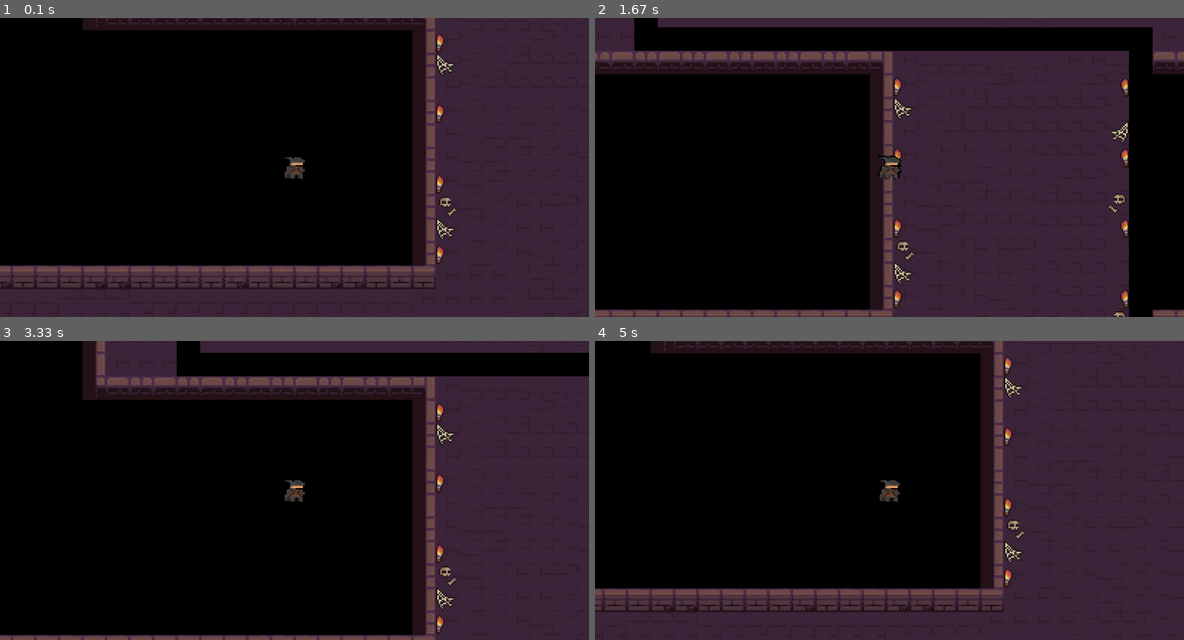
Above: before the commit, frames 1-4 (two rows, left to right).
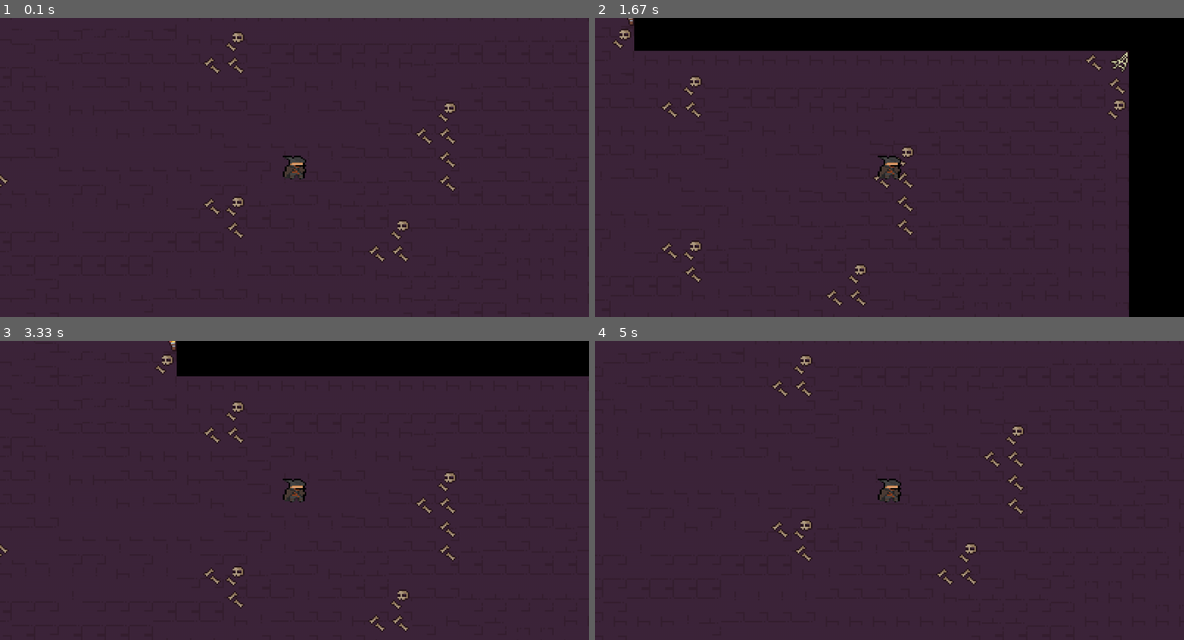
Above: after the commit, the same moments.

Repository: insper-classroom/devlife-23-1-projeto-pygame-luigi_ribolla
Game: pygame game, started from jogo.py
The game is run twice, just before and just after one commit, with the same random seed, the same clock (stepped at 60 frames per second) and the same inputs.
Inputs:
- Up to frame 1 (0.1 s): no input
- Up to frame 2 (1.67 s): hold D 0.33-0.8 s; hold W 0.83-1.13 s; hold D 1.17-1.63 s
- Up to frame 3 (3.33 s): hold A 1.67-2.2 s; hold S 2.23-2.53 s; hold A 2.57-2.97 s; hold W from 3 s (still down)
- Up to frame 4 (5 s): release W at 3.37 s; hold D 3.4-4.03 s; hold S 4.07-4.43 s; hold A 4.47-4.93 s; hold D from 4.97 s (still down)

The runs differ from the first frame. In frame 1, 63% of the frame differs, in the area x 0-78%, y 0-91%; in frame 2, 48%; in frame 3, 68%, in the area x 0-100%, y 0-100%; in frame 4, 59%.

Commit message:
Mapa com colisão

Diff:
--- a/jogo.py
+++ b/jogo.py
@@ -20,7 +20,7 @@
                     pg.quit()
                     sys.exit()
 
-            self.window.fill((255,255,255))
+            self.window.fill((0,0,0))
             self.level.desenha()
             pg.display.update()
             self.timer.tick(FPS)
Binary file changed: docs/assets/img/Paredes.png
Binary file changed: docs/assets/img/mapa.png
